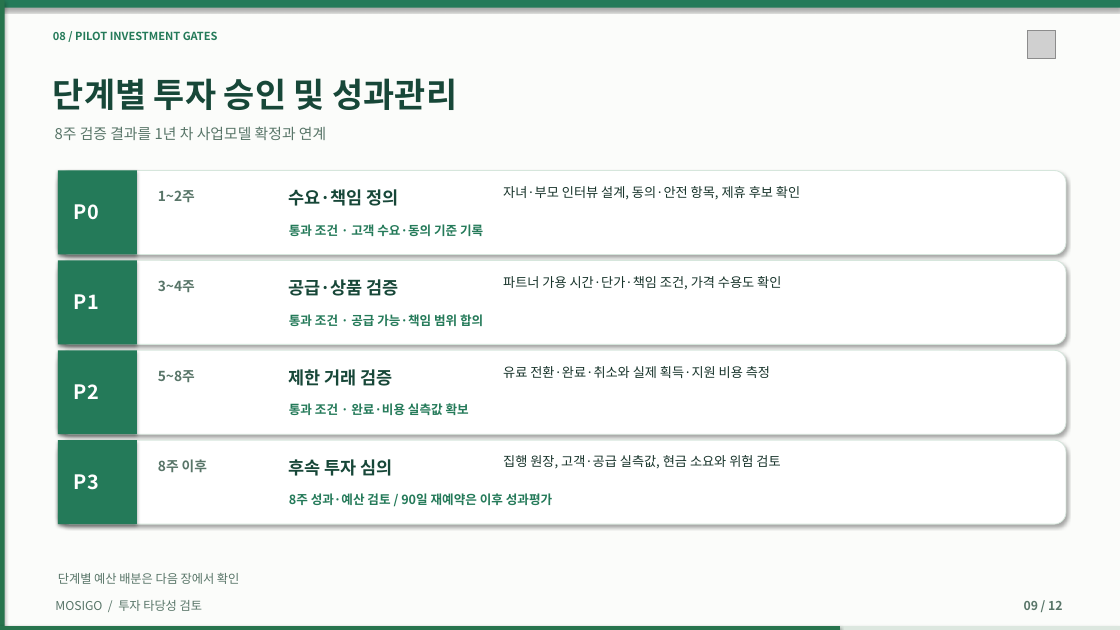
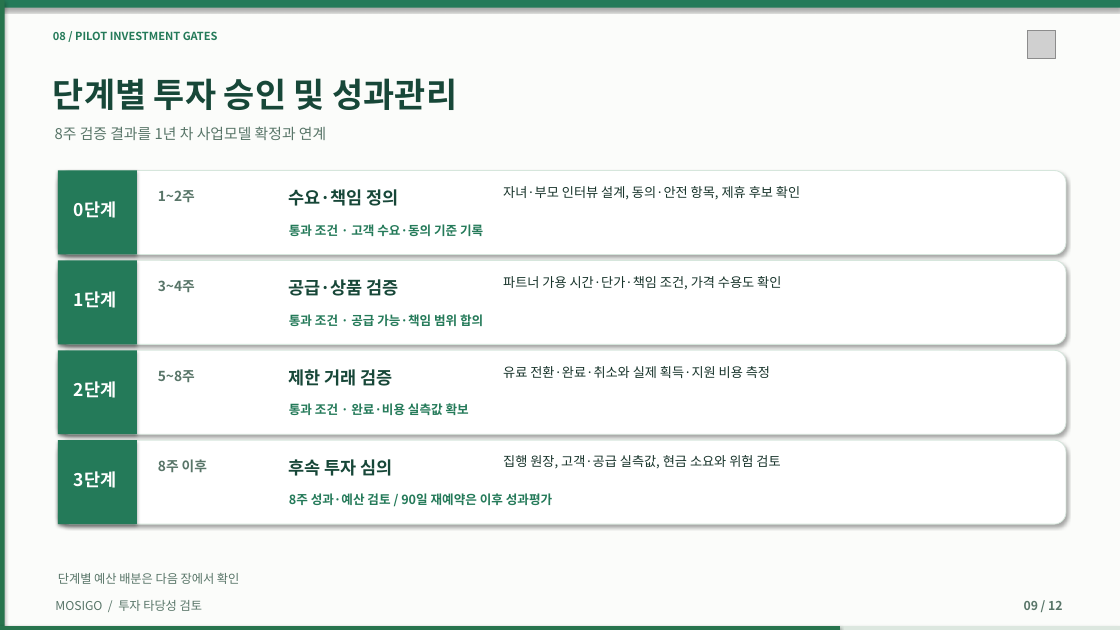
Before and after one commit to dohyunkimmm/mosigo-case-study, a slide deck: slide 9 of downloads/MOSIGO_IR_Investment_Review_12slides.pptx. Drawn at 1120x630 pixels with LibreOffice and Linux fonts; fonts in the diff are those of the drawing; grey boxes stand for pictures. Boxes give left, top, right and bottom in pixels: in the first picture for what was removed or moved away, otherwise in the second. Text is boxed around its words. In the diff, an @@ line names an element or a change of style, - is before the commit and + after.

```diff
--- a/downloads/MOSIGO_IR_Investment_Review_12slides.pptx
+++ b/downloads/MOSIGO_IR_Investment_Review_12slides.pptx
@@ text at (x1=74, y1=201, x2=116, y2=218): text changed; size 17 to 15 pt @@
-P0
+0단계
@@ text at (x1=74, y1=291, x2=116, y2=308): text changed; size 17 to 15 pt @@
-P1
+1단계
@@ text at (x1=74, y1=381, x2=116, y2=398): text changed; size 17 to 15 pt @@
-P2
+2단계
@@ text at (x1=74, y1=471, x2=116, y2=488): text changed; size 17 to 15 pt @@
-P3
+3단계
```
Also in this commit, not shown: 3 other slides changed, 9 other files.
